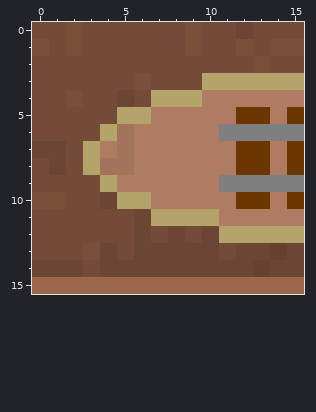
Pixel-art sprite: src/images/sprites/environments/desert/railwaySign1.png. The first picture shows the starting point.
The file is 16x16 pixels. Colours within 5 levels of each other are drawn and written as one.
Once edited:
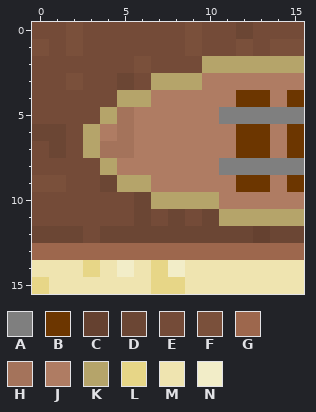
Palette (. is transparent): A #7f7f7f  B #6c3600  C #654130  D #6b4634  E #744b38  F #7a503b  G #9d674d  H #a4735b  J #af7c63  K #b5a46a  L #e7d687  M #efe4b0  N #f2edc8
Edits made:
Changed rows in their new state; - is an unchanged pixel.
first column x 0:
 2 ------F---KKKKKK
 3 --F--DEKKKJJJJJJ
 4 --E--KKJJJ--BB-B
 5 ----KHJ----AAAAA
 6 DD-KJ------JBBJB
 7 E---H-----------
 8 -E-EKJ-----AAAAA
 9 FF--DKK----JBBJB
10 EE--EEDKKKK-JJ-J
11 -------EDEDKKKKK
12 DDD-DD-D-D-DDCDD
13 GGGGGGGGGGGGGGGG
14 MMMLMNMLNMMMMMMM
15 LMMMMMMLLMMMMMMM
Changed places in both pictures, as pixel boxes (x1, y1, x2, y2):
changed: (32, 56, 304, 294)
